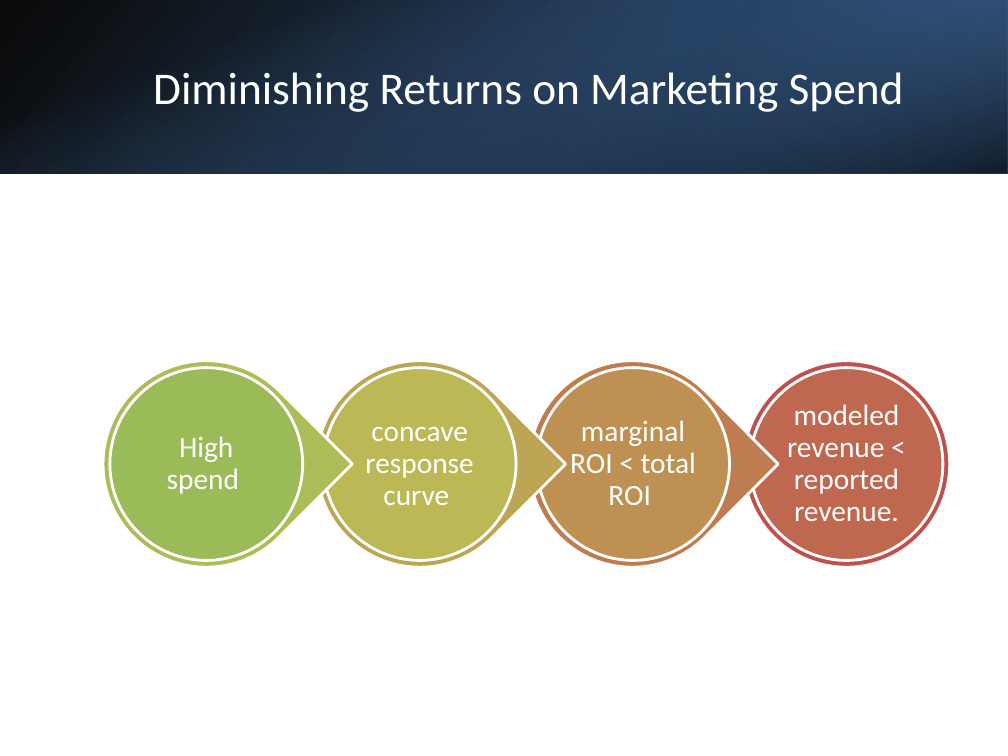
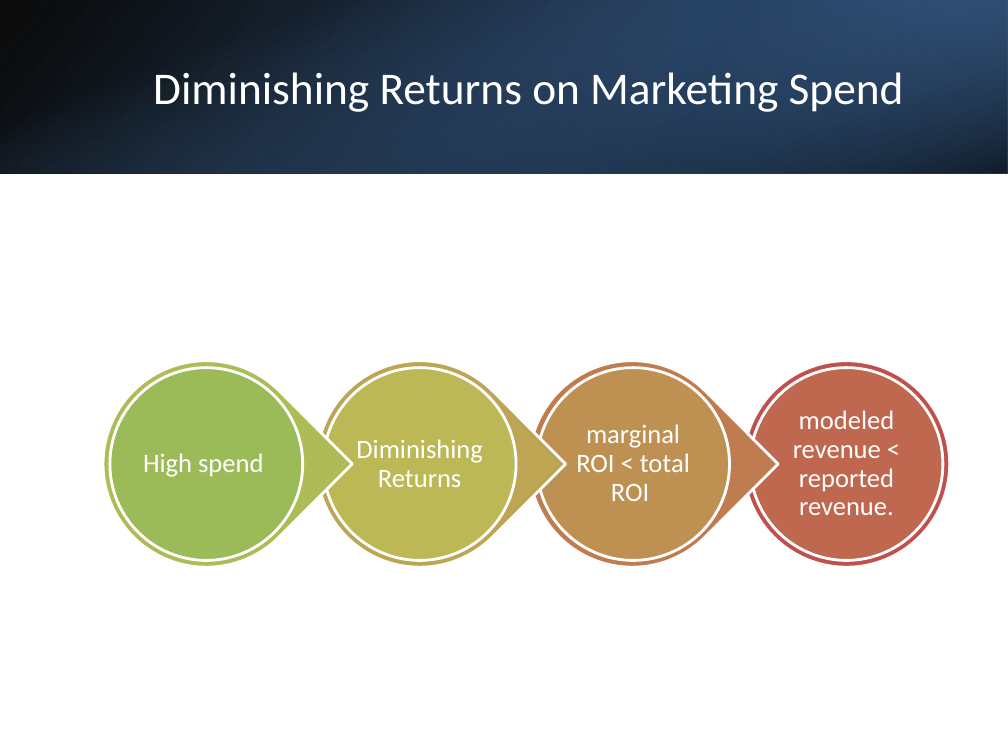
Before and after one commit to dannyxia7/Marketing_Mix_Model_Analysis, a slide deck: slide 8 of Marketing_ROI_Analysis.pptx (slide 9 before the commit). Drawn at 1008x756 pixels with LibreOffice and Linux fonts; fonts in the diff are those of the drawing. Boxes give left, top, right and bottom in pixels: in the first picture for what was removed or moved away, otherwise in the second. Text is boxed around its words. In the diff, an @@ line names an element or a change of style, - is before the commit and + after.

```diff
--- a/Marketing_ROI_Analysis.pptx
+++ b/Marketing_ROI_Analysis.pptx
@@ size 21 to 19 pt in 3 elements at box(793, 410, 895, 515), box(576, 424, 690, 501), box(143, 453, 263, 477) @@
@@ text at box(356, 439, 483, 487): text changed; size 21 to 19 pt @@
-concave response curve
+Diminishing Returns
```
Also in this commit, not shown: 4 other slides changed, 1 slide removed, 2 other files.
